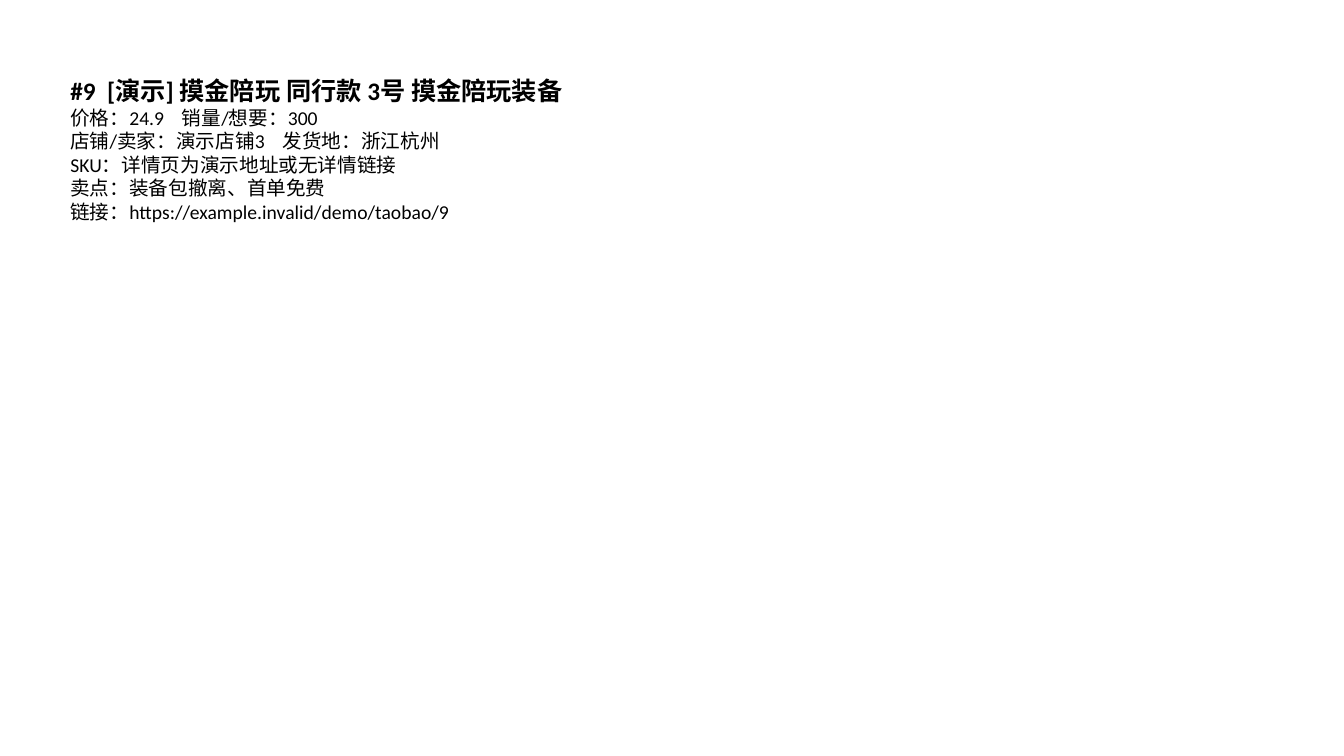
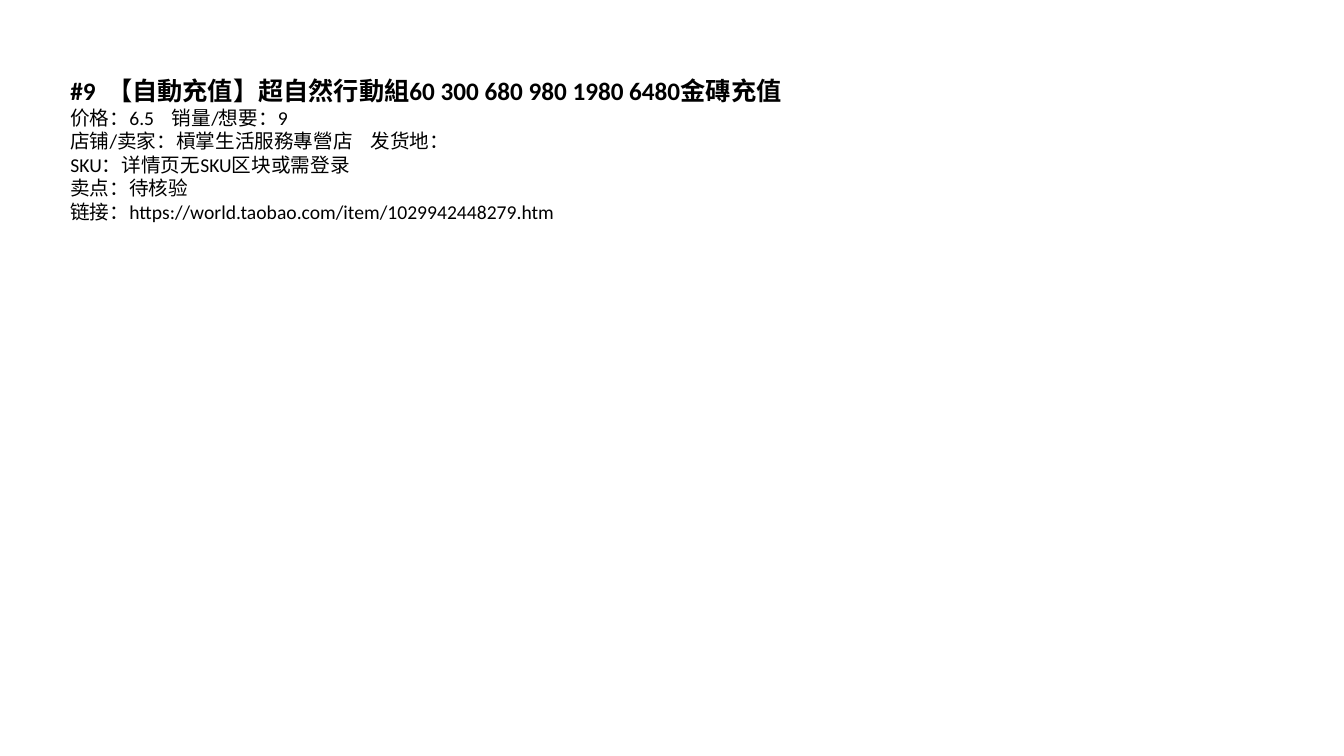
Before and after one commit to 02zhuniu-ship-it/-, a slide deck: slide 10 of archive/2026-09-30/taobao/PPT报告/淘宝同行爆款分析-2026-09-30.pptx. Drawn at 1344x756 pixels with LibreOffice and Linux fonts; fonts in the diff are those of the drawing. Boxes give left, top, right and bottom in pixels: in the first picture for what was removed or moved away, otherwise in the second. Text is boxed around its words. In the diff, an @@ line names an element or a change of style, - is before the commit and + after.

```diff
--- a/archive/2026-09-30/taobao/PPT报告/淘宝同行爆款分析-2026-09-30.pptx
+++ b/archive/2026-09-30/taobao/PPT报告/淘宝同行爆款分析-2026-09-30.pptx
@@ text at [70, 78, 781, 222]: text changed @@
-#9 [演示] 摸金陪玩 同行款 3号 摸金陪玩装备
-价格：24.9 销量/想要：300
-店铺/卖家：演示店铺3 发货地：浙江杭州
-SKU：详情页为演示地址或无详情链接
-卖点：装备包撤离、首单免费
-链接：https://example.invalid/demo/taobao/9
+#9 【自動充值】超自然行動組60 300 680 980 1980 6480金磚充值
+价格：6.5 销量/想要：9
+店铺/卖家：槓掌生活服務專營店 发货地：
+SKU：详情页无SKU区块或需登录
+卖点：待核验
+链接：https://world.taobao.com/item/1029942448279.htm
```
Also in this commit, not shown: 10 other slides changed, 5 slides added, 42 other files.
